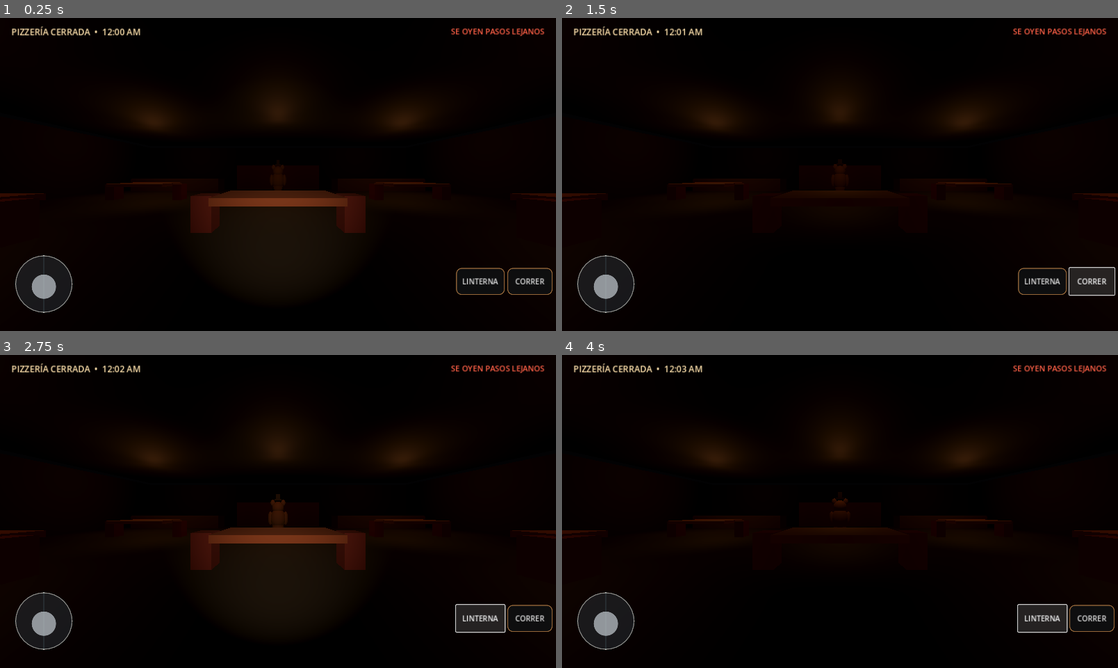
Above: before the commit, frames 1-4 (two rows, left to right).
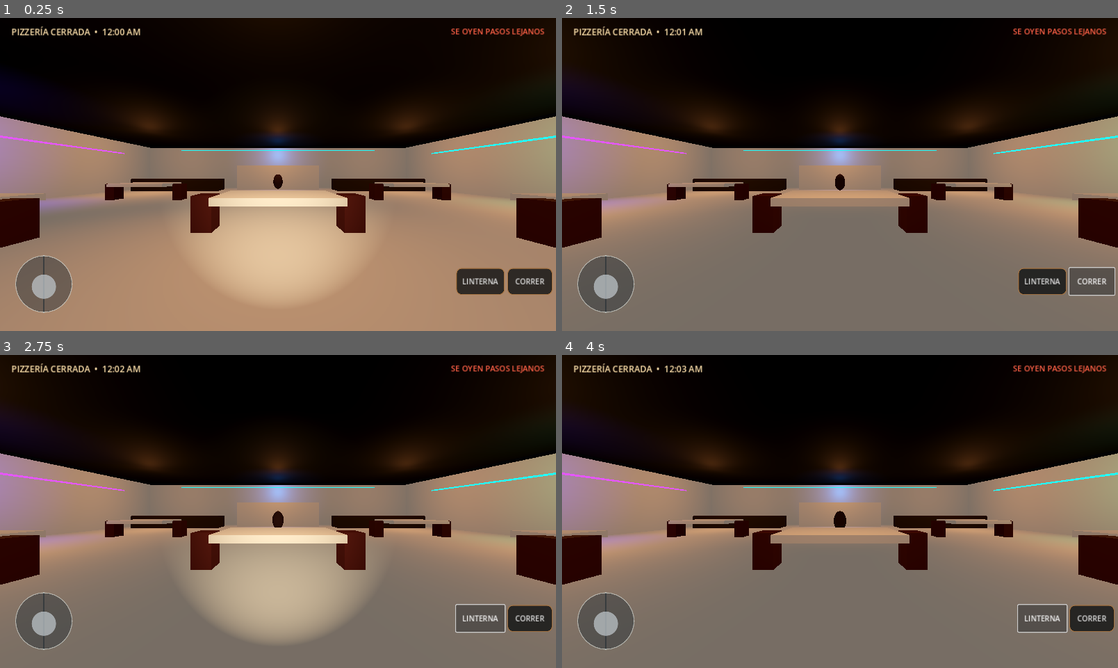
Above: after the commit, the same moments.

Repository: blopex67-cloud/EcosDelUmbral
Game: Godot game, scene res://scenes/main.tscn
Two runs of this game, one before a commit and one after it. Both use one fixed random seed, a clock stepped at 60 frames per second and the inputs below.
Inputs:
- Up to frame 1 (0.25 s): no input
- Up to frame 2 (1.5 s): click "LINTERNA" at 0.5 s; click "CORRER" at 1.25 s
- Up to frame 3 (2.75 s): click "LINTERNA" at 2 s
- Up to frame 4 (4 s): click "CORRER" at 2.75 s; click "LINTERNA" at 3.5 s

The runs differ from the first frame. In frame 1, 59% of the frame differs, in the area x 0-100%, y 0-100%; in frame 2, 59%; in frame 3, 58%; in frame 4, 59%, in the area x 0-100%, y 19-100%.

Commit message:
Improve pizzeria lighting materials, repaired SFX timing, and animated pursuer

Diff:
--- a/scripts/main.gd
+++ b/scripts/main.gd
@@ -4,7 +4,7 @@
 var player: CharacterBody3D
 var camera: Camera3D
 var animatronic: Node3D
-var anim_head: Node3D
+var anim_player: AnimationPlayer
 var hud: Label
 var threat_label: Label
 var overlay: ColorRect
@@ -26,6 +26,9 @@
 var stick_center := Vector2.ZERO
 var stick_radius := 82.0
 var hud_layer: CanvasLayer
+var floor_mat: StandardMaterial3D
+var wall_mat: StandardMaterial3D
+var wood_mat: StandardMaterial3D
 
 func _ready() -> void:
 	print("PIZZERIA_FREE_SCENE_READY")
@@ -41,36 +44,87 @@
 	env.background_mode = Environment.BG_COLOR
 	env.background_color = Color(0.008, 0.009, 0.012)
 	env.ambient_light_source = Environment.AMBIENT_SOURCE_COLOR
-	env.ambient_light_color = Color(0.29, 0.24, 0.19)
-	env.ambient_light_energy = 0.58
+	env.ambient_light_color = Color(0.40, 0.37, 0.34)
+	env.ambient_light_energy = 0.82
 	env.tonemap_mode = Environment.TONE_MAPPER_FILMIC
 	env_node.environment = env
 	add_child(env_node)
+	# Texturas 1K con mapas normales, comprimidas en JPG para un APK ligero.
+	floor_mat = _texture_material("res://assets/textures/floor_tiles.jpg", "res://assets/textures/floor_tiles_normal.jpg", 0.92)
+	wall_mat = _texture_material("res://assets/textures/wall_plaster.jpg", "res://assets/textures/wall_plaster_normal.jpg", 0.94)
+	wood_mat = _texture_material("res://assets/textures/oak_veneer.jpg", "res://assets/textures/oak_veneer_normal.jpg", 0.76)
 	# Gran comedor abierto para recorrer, con límites sólidos y decorado ligero.
-	_solid_box(Vector3(0, -0.3, 0), Vector3(30, 0.6, 26), Color(0.13, 0.105, 0.08))
+	var floor_mesh := _solid_box(Vector3(0, -0.3, 0), Vector3(30, 0.6, 26), Color.WHITE)
+	floor_mesh.material_override = floor_mat
 	_solid_box(Vector3(0, 5.1, 0), Vector3(30, 0.5, 26), Color(0.075, 0.063, 0.055), false)
-	_solid_box(Vector3(0, 2.3, -13), Vector3(30, 4.6, 0.5), Color(0.17, 0.13, 0.1))
-	_solid_box(Vector3(0, 2.3, 13), Vector3(30, 4.6, 0.5), Color(0.15, 0.11, 0.09))
-	_solid_box(Vector3(-15, 2.3, 0), Vector3(0.5, 4.6, 26), Color(0.14, 0.105, 0.085))
-	_solid_box(Vector3(15, 2.3, 0), Vector3(0.5, 4.6, 26), Color(0.14, 0.105, 0.085))
+	for wall in [
+		_solid_box(Vector3(0, 2.3, -13), Vector3(30, 4.6, 0.5), Color.WHITE),
+		_solid_box(Vector3(0, 2.3, 13), Vector3(30, 4.6, 0.5), Color.WHITE),
+		_solid_box(Vector3(-15, 2.3, 0), Vector3(0.5, 4.6, 26), Color.WHITE),
+		_solid_box(Vector3(15, 2.3, 0), Vector3(0.5, 4.6, 26), Color.WHITE)]:
+		wall.material_override = wall_mat
 	# Mostrador, escenario y cabinas decorativas; el comedor queda transitable.
-	_solid_box(Vector3(0, 1.2, -10.2), Vector3(8, 2.4, 1.3), Color(0.25, 0.12, 0.075))
+	var counter := _solid_box(Vector3(0, 1.2, -10.2), Vector3(8, 2.4, 1.3), Color.WHITE)
+	counter.material_override = wood_mat
 	_solid_box(Vector3(-9.5, 0.55, -9.5), Vector3(8, 1.1, 2.0), Color(0.23, 0.14, 0.09))
 	_solid_box(Vector3(9.5, 0.55, -9.5), Vector3(8, 1.1, 2.0), Color(0.23, 0.14, 0.09))
 	# Mesas, asientos y franjas de color con colisión baja y sencilla.
 	for p in [Vector3(-8,0,-3), Vector3(8,0,-3), Vector3(-8,0,4), Vector3(8,0,4), Vector3(0,0,3)]:
-		_solid_box(p + Vector3(0,0.9,0), Vector3(3.1,0.18,2.0), Color(0.38,0.19,0.105))
+		var tabletop := _solid_box(p + Vector3(0,0.9,0), Vector3(3.1,0.18,2.0), Color.WHITE)
+		tabletop.material_override = wood_mat
 		for sx in [-1.0, 1.0]:
 			_solid_box(p + Vector3(sx*2.0,0.48,0), Vector3(0.55,0.95,0.65), Color(0.32,0.085,0.07))
 	# Luces cálidas dispersas y focos de escenario.
-	for p in [Vector3(-9,3.8,-5), Vector3(0,4,-3), Vector3(9,3.8,-5), Vector3(-8,3.5,6), Vector3(8,3.5,6)]:
+	for p in [Vector3(-10,3.8,-6), Vector3(0,4,-7), Vector3(10,3.8,-6), Vector3(-10,3.5,3), Vector3(0,3.7,5), Vector3(10,3.5,3)]:
 		var light := OmniLight3D.new()
 		light.position = p
 		light.light_color = Color(1.0,0.63,0.32)
-		light.light_energy = 0.55
-		light.omni_range = 9.0
+		light.light_energy = 0.78
+		light.omni_range = 10.0
 		light.shadow_enabled = false
 		add_child(light)
+	# Neon strips with emissive material + subtle low-cost coloured light.
+	_add_led_strip(Vector3(0,4.25,-12.55), Vector3(22,0.12,0.07), Color(0.05,0.88,1.0))
+	_add_led_strip(Vector3(0,3.95,12.55), Vector3(18,0.10,0.06), Color(1.0,0.08,0.36))
+	_add_led_strip(Vector3(-14.55,3.5,0), Vector3(0.07,0.10,18), Color(0.36,0.12,1.0))
+	_add_led_strip(Vector3(14.55,3.5,0), Vector3(0.07,0.10,18), Color(0.05,0.82,0.62))
+	_add_neon_light(Vector3(0,3.8,-11.7), Color(0.03,0.56,1.0), 0.7, 6.5)
+	_add_neon_light(Vector3(-12.8,3.1,0), Color(0.32,0.07,1.0), 0.5, 6.0)
+	_add_neon_light(Vector3(12.8,3.1,0), Color(0.03,0.7,0.45), 0.5, 6.0)
+
+func _add_led_strip(pos: Vector3, size: Vector3, color: Color) -> void:
+	var mesh := MeshInstance3D.new()
+	var box := BoxMesh.new()
+	box.size = size
+	mesh.mesh = box
+	mesh.position = pos
+	var mat := StandardMaterial3D.new()
+	mat.albedo_color = color
+	mat.emission_enabled = true
+	mat.emission = color
+	mat.emission_energy_multiplier = 2.2
+	mesh.material_override = mat
+	add_child(mesh)
+
+func _add_neon_light(pos: Vector3, color: Color, energy: float, reach: float) -> void:
+	var light := OmniLight3D.new()
+	light.position = pos
+	light.light_color = color
+	light.light_energy = energy
+	light.omni_range = reach
+	light.shadow_enabled = false
+	add_child(light)
+
+func _texture_material(path: String, normal_path: String, rough: float) -> StandardMaterial3D:
+	var mat := StandardMaterial3D.new()
+	mat.albedo_texture = load(path) as Texture2D
+	mat.normal_enabled = true
+	mat.normal_texture = load(normal_path) as Texture2D
+	mat.normal_scale = 0.32
+	mat.roughness = rough
+	mat.texture_filter = BaseMaterial3D.TEXTURE_FILTER_LINEAR_WITH_MIPMAPS
+	mat.uv1_scale = Vector3(6,6,1)
+	return mat
 
 func _build_player() -> void:
 	player = CharacterBody3D.new()
@@ -103,54 +157,54 @@
 	add_child(player)
 
 func _build_animatronic() -> void:
-	animatronic = Node3D.new()
-	animatronic.name = "Animatronic_Pursuer"
-	animatronic.position = Vector3(0, 0, -8)
+	# Rigged animated CC0 robot model with 20 animation clips.
+	animatronic = CharacterBody3D.new()
+	animatronic.name = "Animatronic_Rigged_Robot"
+	animatronic.position = Vector3(0,0,-8)
+	var shape := CapsuleShape3D.new()
+	shape.radius = 0.38
+	shape.height = 1.68
+	var collider := CollisionShape3D.new()
+	collider.shape = shape
+	collider.position.y = 0.84
+	animatronic.add_child(collider)
+	var packed := load("res://assets/models/animated_robot.glb") as PackedScene
+	if packed:
+		var model := packed.instantiate() as Node3D
+		model.name = "RiggedAnimatedRobot"
+		model.position.y = 0.06
+		model.scale = Vector3.ONE * 1.15
+		animatronic.add_child(model)
+		_apply_robot_animatronic_material(model)
+		anim_player = _find_animation_player(model)
+		if anim_player and anim_player.has_animation("Idle-loop"):
+			anim_player.play("Idle-loop")
+	else:
+		push_warning("Animated GLB unavailable; placeholder fallback used.")
+		_add_sphere(animatronic,Vector3(0,0.9,0),Vector3(0.42,0.65,0.35),Color(0.26,0.12,0.11))
 	add_child(animatronic)
-	var brown := Color(0.30,0.17,0.085)
-	var tan := Color(0.66,0.45,0.25)
-	_add_sphere(animatronic, Vector3(0,1.0,0), Vector3(0.56,0.72,0.44), brown)
-	_add_sphere(animatronic, Vector3(0,0.34,0), Vector3(0.43,0.53,0.32), brown)
-	anim_head = Node3D.new()
-	anim_head.position.y = 1.78
-	animatronic.add_child(anim_head)
-	_add_sphere(anim_head, Vector3.ZERO, Vector3(0.44,0.43,0.38), brown)
-	_add_sphere(anim_head, Vector3(-0.38,0.34,0), Vector3(0.17,0.22,0.12), brown)
-	_add_sphere(anim_head, Vector3(0.38,0.34,0), Vector3(0.17,0.22,0.12), brown)
-	for x in [-0.16, 0.16]:
-		var eye := _add_sphere(anim_head, Vector3(x,0.1,0.32), Vector3(0.085,0.095,0.06), Color(1.0,0.72,0.2))
-		var glow := StandardMaterial3D.new()
-		glow.albedo_color = Color(1.0,0.56,0.12)
-		glow.emission_enabled = true
-		glow.emission = Color(1.0,0.31,0.035)
-		glow.emission_energy_multiplier = 2.4
-		eye.material_override = glow
-	_add_sphere(anim_head, Vector3(0,-0.08,0.36), Vector3(0.13,0.1,0.09), Color(0.07,0.04,0.03))
-	_add_sphere(anim_head, Vector3(0,-0.24,0.31), Vector3(0.3,0.17,0.14), tan)
-	_add_box_child(anim_head, Vector3(0,0.55,0), Vector3(0.5,0.12,0.5), Color(0.12,0.07,0.04))
-	_add_box_child(anim_head, Vector3(0,0.77,0), Vector3(0.3,0.35,0.3), Color(0.12,0.07,0.04))
-	for sx in [-1.0,1.0]:
-		_add_sphere(animatronic, Vector3(sx*0.55,1.0,0), Vector3(0.18,0.49,0.18), brown)
-		_add_sphere(animatronic, Vector3(sx*0.28,0.25,0), Vector3(0.20,0.24,0.2), Color(0.13,0.09,0.06))
-	var body_shape := CapsuleShape3D.new()
-	body_shape.radius = 0.43
-	body_shape.height = 2.25
-	var body_collision := CollisionShape3D.new()
-	body_collision.shape = body_shape
-	body_collision.position.y = 1.1
-	# Pursuer movement is kinematic, collision shape protects player from props.
-	var body := CharacterBody3D.new()
-	body.name = "PursuerBody"
-	body.position = animatronic.position
-	body.add_child(body_collision)
-	# Keep collision body as the animated root; transfer visual children to it.
-	remove_child(animatronic)
-	for child in animatronic.get_children():
-		animatronic.remove_child(child)
-		body.add_child(child)
-	animatronic.free()
-	animatronic = body
-	add_child(animatronic)
+
+func _apply_robot_animatronic_material(node: Node) -> void:
+	if node is MeshInstance3D:
+		var mesh_instance := node as MeshInstance3D
+		for surface in range(mesh_instance.mesh.get_surface_count()):
+			var source := mesh_instance.get_active_material(surface)
+			if source is StandardMaterial3D:
+				var mat := (source as StandardMaterial3D).duplicate() as StandardMaterial3D
+				mat.albedo_color = Color(0.92,0.66,0.62,1.0)
+				mat.roughness = 0.62
+				mesh_instance.set_surface_override_material(surface,mat)
+	for child in node.get_children():
+		_apply_robot_animatronic_material(child)
+
+func _find_animation_player(node: Node) -> AnimationPlayer:
+	if node is AnimationPlayer:
+		return node as AnimationPlayer
+	for child in node.get_children():
+		var result := _find_animation_player(child)
+		if result:
+			return result
+	return null
 
 func _build_hud() -> void:
 	hud_layer = CanvasLayer.new()
@@ -250,11 +304,11 @@
 	ambience.finished.connect(func(): ambience.play())
 	ambience.play()
 	footstep_player = AudioStreamPlayer.new()
-	footstep_player.stream = load("res://assets/audio/player_footsteps.mp3")
+	footstep_player.stream = load("res://assets/audio/player_step.ogg")
 	footstep_player.volume_db = -10.0
 	add_child(footstep_player)
 	stomp_player = AudioStreamPlayer.new()
-	stomp_player.stream = load("res://assets/audio/animatronic_stomp.mp3")
+	stomp_player.stream = load("res://assets/audio/robot_step.ogg")
 	stomp_player.volume_db = -5.0
 	add_child(stomp_player)
 
@@ -305,7 +359,7 @@
 		if walk_timer <= 0.0:
 			footstep_player.pitch_scale = randf_range(0.94,1.06)
 			footstep_player.play()
-			walk_timer = 0.40 if sprinting else 0.56
+			walk_timer = 0.58 if sprinting else 0.72
 	# El animatrónico te rastrea directamente por el comedor y acelera con el tiempo.
 	var to_player := player.global_position - animatronic.global_position
 	to_player.y = 0
@@ -318,12 +372,16 @@
 		animatronic.velocity.y = -0.25
 		animatronic.move_and_slide()
 		animatronic.look_at(Vector3(player.global_position.x,animatronic.global_position.y,player.global_position.z),Vector3.UP)
-		if anim_head: anim_head.rotation.x = sin(elapsed * 2.4) * 0.035
+		if anim_player:
+			var wanted := "Sprint-loop" if distance < 6.0 else "Run-loop"
+			if anim_player.has_animation(wanted) and anim_player.current_animation != wanted:
+				anim_player.play(wanted,0.18)
+			anim_player.speed_scale = 1.0 + minf(elapsed/150.0,0.35)
 	stomp_timer -= delta
 	if distance < 10.0 and stomp_timer <= 0.0:
 		stomp_player.pitch_scale = clampf(1.15 - distance * 0.035,0.78,1.1)
 		stomp_player.play()
-		stomp_timer = clampf(distance * 0.16,0.55,1.4)
+		stomp_timer = clampf(distance * 0.35,1.8,3.2)
 	if distance < 1.45:
 		_caught_player()
 	threat_label.text = "¡TE ESTÁ BUSCANDO!" if distance < 8.0 else "SE OYEN PASOS LEJANOS"
